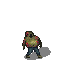
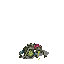
Layered file, before and after one edit (64 × 64). Changes by layer:
added group "mon_zombie_spitter" with 6 layers above "mon_zombie_child" over [19, 31, 51, 60]
added layer "hairs" (1st of 2, in "mon_zombie_spitter") in group "mon_zombie_spitter" over [19, 31, 51, 60]
added layer "clothes" (1st of 6, in "mon_zombie_spitter") in group "mon_zombie_spitter" over [19, 31, 51, 60]
added layer "head" (1st of 8, in "mon_zombie_spitter") in group "mon_zombie_spitter" over [19, 31, 51, 60]
added layer "limbs" in group "mon_zombie_spitter" over [19, 31, 51, 60]
added layer "body" (1st of 8, in "mon_zombie_spitter") in group "mon_zombie_spitter" over [19, 31, 51, 60]
added layer "shadow" (1st of 7, in "mon_zombie_spitter") (50%) in group "mon_zombie_spitter" over [19, 31, 51, 60]
hid group "mon_zombie_gasbag" (6 layers) over [19, 31, 51, 60]
